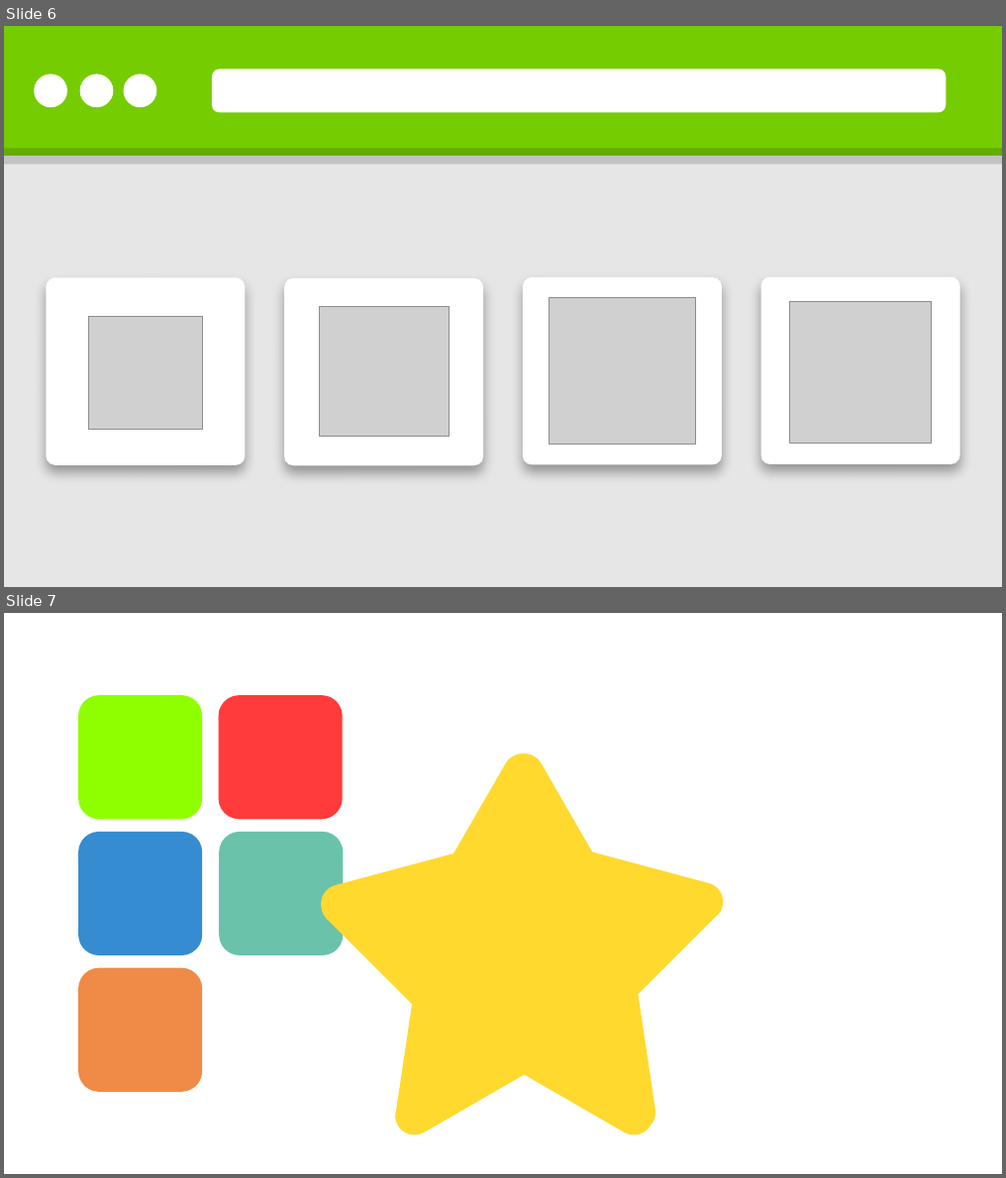
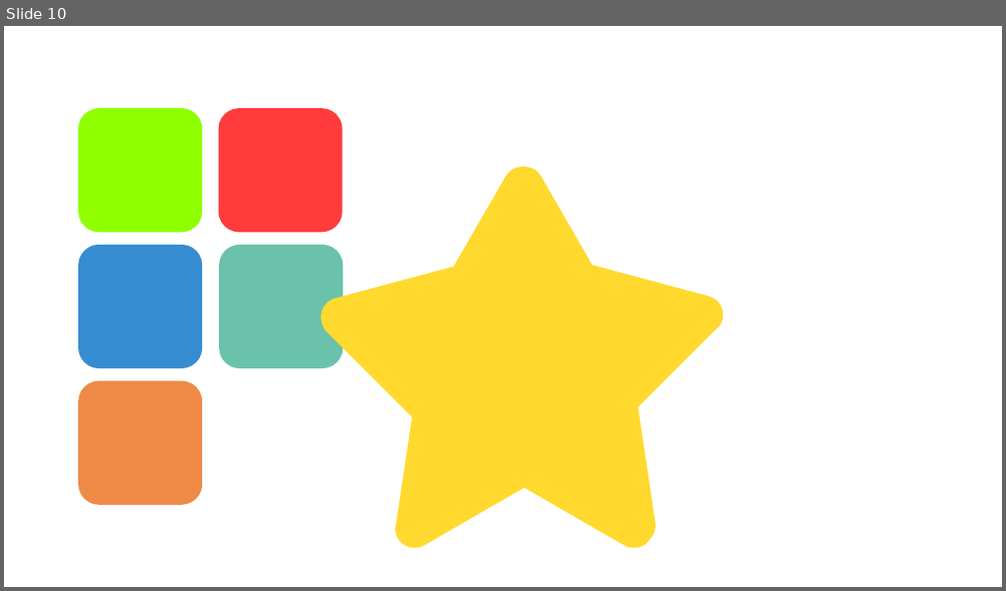
Before and after one commit to pedrogmo/projetopp2, a slide deck: slide/animacao.pptx. Shown one above the other, each under a label of ours: slides 6 and 7 before the commit, slide 10 after it. The pictures are 1006x1178 and 1006x591 pixels, drawn with LibreOffice and Linux fonts; fonts in the diff are those of the drawing; grey boxes stand for pictures. Boxes give left, top, right and bottom in pixels: in the first picture for what was removed or moved away, otherwise in the second. Text is boxed around its words. In the diff, an @@ line names an element or a change of style, - is before the commit and + after.

```diff
--- a/slide/animacao.pptx
+++ b/slide/animacao.pptx
@@ slide 6 removed at [4,26,1002,587], background #FFFFFF @@
@@ rectangle removed at [4,26,1002,156] @@
@@ ellipse removed at [34,74,67,107] @@
@@ ellipse removed at [79,74,113,107] @@
@@ ellipse removed at [123,74,156,107] @@
@@ rounded rectangle removed at [212,69,946,112] @@
@@ rectangle removed at [4,156,1002,587] @@
@@ rectangle removed at [4,148,1002,164] @@
@@ group removed at [46,276,960,467]: 4 rounded rectangles, 4 pictures @@
@@ what was slide 7 is now slide 10 @@
```
Also in this commit, not shown: 9 slides added, 5 other slides removed, 2 other files.
